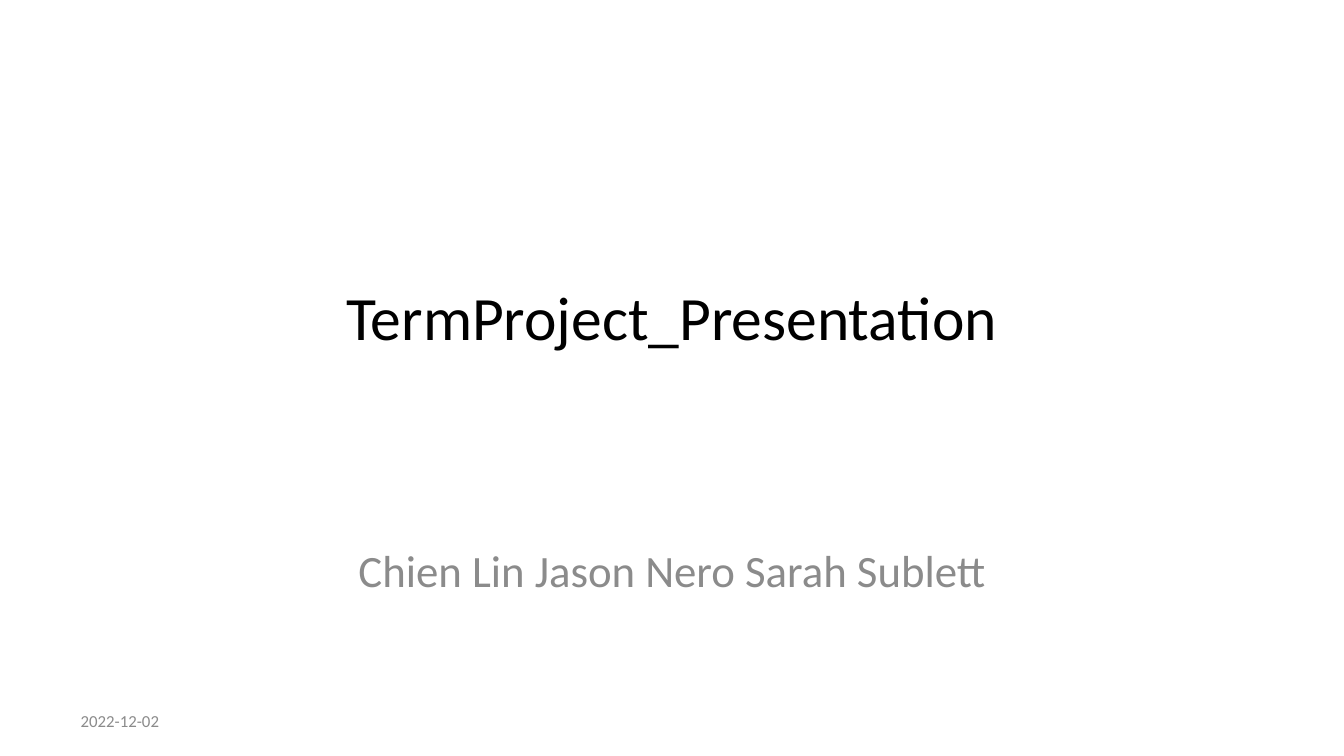
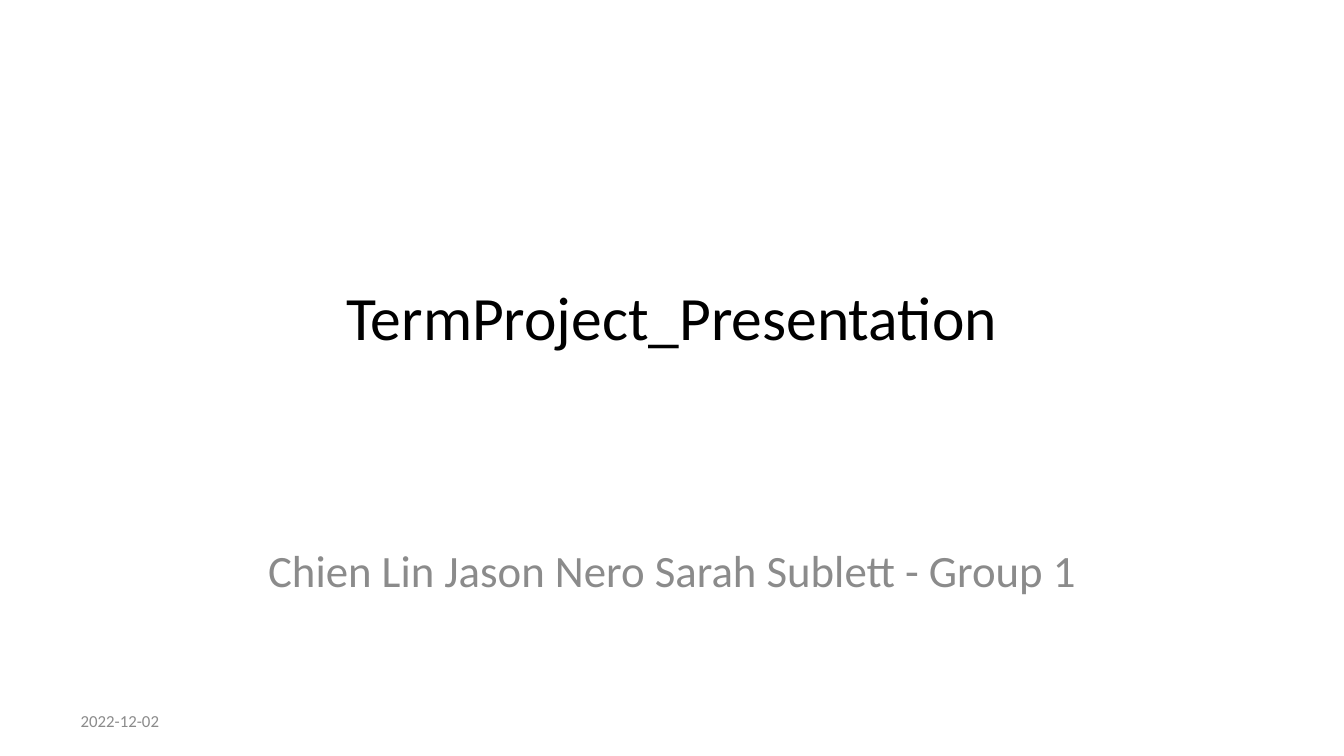
Before and after one commit to jason-nero/project-1, a slide deck: slide 1 of TermProject_Presentationv3.pptx. Drawn at 1344x756 pixels with LibreOffice and Linux fonts; fonts in the diff are those of the drawing. Boxes give left, top, right and bottom in pixels: in the first picture for what was removed or moved away, otherwise in the second. Text is boxed around its words. In the diff, an @@ line names an element or a change of style, - is before the commit and + after.

```diff
--- a/TermProject_Presentationv3.pptx
+++ b/TermProject_Presentationv3.pptx
@@ subtitle at <box>268,556,1076,594</box>: text changed @@
-Chien Lin Jason Nero Sarah Sublett
+Chien Lin Jason Nero Sarah Sublett - Group 1
```
Also in this commit, not shown: 4 other slides changed, 1 other file.
